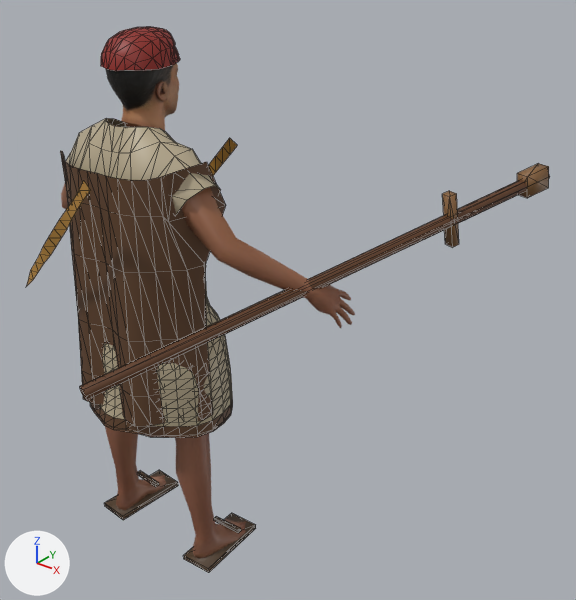
One commit to the glTF model campaigns/01_pachacutec/assets/models/pch_npc_farmer.glb: the scene before it, then after it.
Before and after are seen from a 50 mm camera at (1.567, -1.324, 1.801) aimed at (0.217, 0.363, 0.755). The axes (+X, +Y, +Z) are drawn at lower left. The lights are the same throughout. The older version comes first. Mesh edges are drawn as thin lines on the coarser meshes. Where no turn or scale is listed for an object, it has been applied to the vertices. Vertices at exactly the same position are counted once.

The first picture shows 'body', 'clothes', 'head', 'headwear', 'tool'.
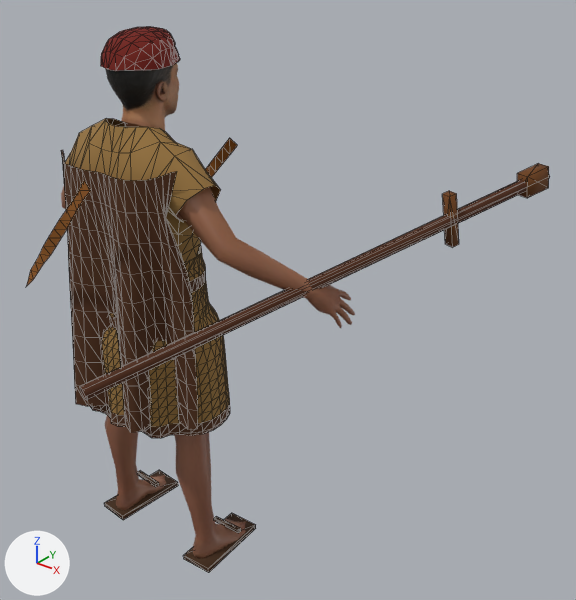
Pixel boxes (x1, y1, x2, y2) of what changed, in the pictures (576 x 600 px; the box of a moved part takes in the faces that stretch with it):
'clothes', surface changed, reshaped
    both: (26, 118, 256, 573)
'tool', surface changed
    both: (79, 163, 550, 400)
'headwear', surface changed
    both: (101, 27, 180, 71)
part 1 of me_clothes, rebuilt (17% narrower)
    before: (60, 151, 226, 426)
    after: (61, 150, 198, 433)
part 2 of me_clothes, moved or reshaped
    before: (90, 264, 233, 438)
    after: (90, 244, 230, 438)
part 3 of me_clothes, surface changed (beige to brown)
    before: (65, 118, 221, 214)
    after: (65, 118, 221, 263)

Diff of the bpy script that builds the scene:
```diff
--- a/campaigns/01_pachacutec/assets/models/pch_npc_farmer.glb.py
+++ b/campaigns/01_pachacutec/assets/models/pch_npc_farmer.glb.py
@@ img_pch_textile @@
+img_pch_textile = load_image('pch_textile', '_unpacked/pch_textile', 768, 1024, 'sRGB')
@@ mat_pch_cloth @@
 n0 = _N.new('ShaderNodeBsdfPrincipled'); n0.name = 'Principled BSDF'
+n0.inputs[2].default_value = 0.9  # 'Roughness'
 n1 = _N.new('ShaderNodeOutputMaterial'); n1.name = 'Material Output'
@@ mat_pch_cloth @@
 n2 = _N.new('ShaderNodeMix'); n2.name = 'Mix'
 n2.inputs[0].default_value = 1.0  # 'Factor'
-n2.inputs[7].default_value = (0.8, 0.8, 0.8, 1.0)  # 'B', white #e7e7e7
 n3 = _N.new('ShaderNodeVertexColor'); n3.name = 'Color Attribute'
+n4 = _N.new('ShaderNodeTexImage'); n4.name = 'Image Texture'
+n4.image = img_pch_textile
 _L.new(n0.outputs[0], n1.inputs[0])  # 'BSDF' to 'Surface'
 _L.new(n2.outputs[2], n0.inputs[0])  # 'Result' to 'Base Color'
-_L.new(n3.outputs[0], n2.inputs[6])  # 'Color' to 'A'
+_L.new(n3.outputs[0], n2.inputs[7])  # 'Color' to 'B'
+_L.new(n4.outputs[0], n2.inputs[6])  # 'Color' to 'A'
@@ me_clothes @@
 # used by ob_clothes; location = (0.0, 0.0, 0.0)
-me_clothes.from_pydata(...)  # 967 vertices, 1712 faces; spans x -0.256..0.256, y -0.241..0.284, z 0.0..1.328
+me_clothes.from_pydata(...)  # 1375 vertices, 2476 faces; spans x -0.256..0.256, y -0.241..0.284, z 0.0..1.328
+# me_clothes part 1: the loose piece of 90 vertices spanning x -0.235..0.245, y -0.172..0.1, z 0.542..1.26 is rebuilt with 210 vertices and now spans x -0.229..0.247, y -0.195..-0.034, z 0.532..1.251
+# me_clothes part 2: 575 vertices removed from x -0.243..0.243, y -0.176..0.207, z 0.492..0.978; 863 vertices added at x -0.236..0.236, y -0.154..0.196, z 0.488..0.978
+# me_clothes part 3: 392 kept faces spanning x -0.256..0.256, y -0.111..0.149, z 0.738..1.328 get new texture (UV) coordinates
 me_clothes.materials.append(mat_pch_cloth)
```
